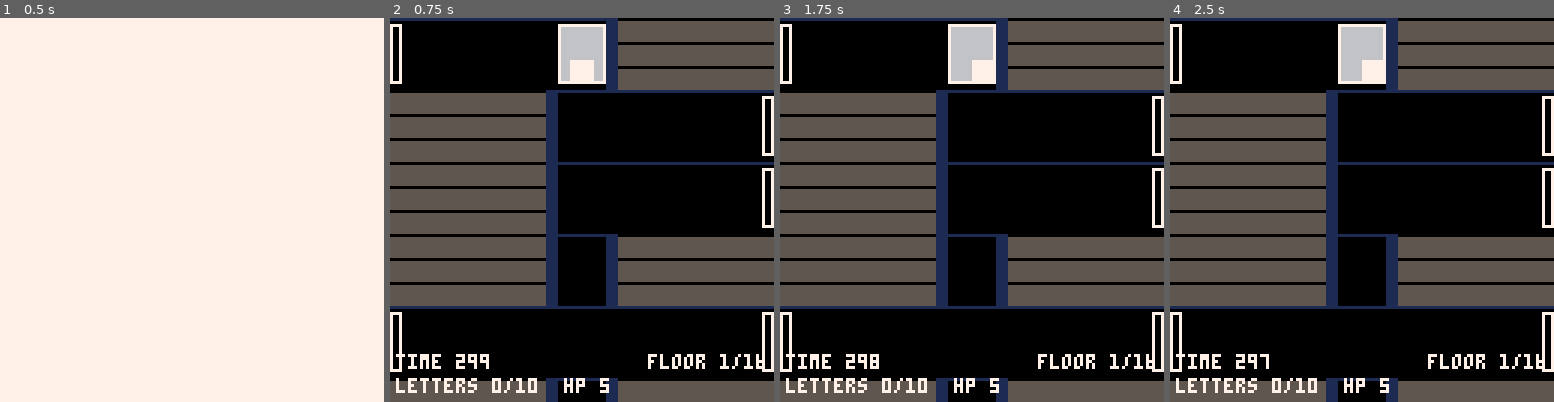
Above: before the commit, frames 1-4 (left to right).
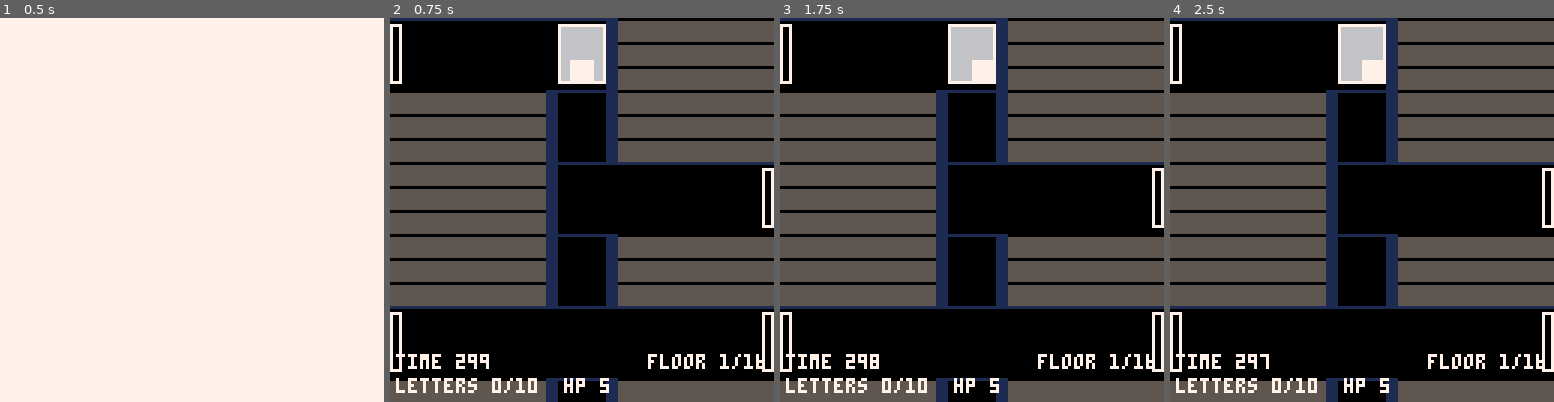
Above: after the commit, the same moments.

Repository: robotpony/game-jams
Game: PICO-8 cartridge 2/2.p8
Same seed, same stepped clock (60 frames per second), same inputs: the game is played once before the commit and once after it.
Inputs:
- Up to frame 1 (0.5 s): tap X (X key) at 0.33 s
- Up to frame 2 (0.75 s): tap O (Z key) at 0.7 s
- Up to frame 3 (1.75 s): tap X (X key) at 1.07 s; hold Right from 1.6 s (still down); tap O (Z key) at 1.7 s
- Up to frame 4 (2.5 s): tap X (X key) at 1.85 s; release Right at 2.1 s; tap O (Z key) at 2.1 s; hold Up 2.15-2.42 s; hold Right from 2.47 s (still down)

Frame 1 is identical in both runs. In frame 2, 7.6% of the frame differs, in the area x 56-100%, y 18-38%; in frame 3, 7.6%; in frame 4, 7.6%.

Commit message:
Fixes the room void-fall hazard and adds shaft floor spacing for #2 Mission.
The lift-gap fall previously only worked on floors 0-1 (dropping one
floor for 3 HP) and was silently blocked on the bottom floor; jump
never checked its landing spot either. fall_void() now applies
uniformly on any floor for both walking in and a jump landing in it,
resetting the player to the room's entry door instead of dropping a
floor.

Also spaces out the elevator shaft's generated floors: back-to-back
valid floors now get a blank floor inserted between them wherever
there's room-count slack to spare, so gaps of 1 (sometimes more) are
typical instead of purely incidental, without ever risking the
10-room minimum the puzzle needs.

Co-Authored-By: Claude Sonnet 5 <noreply@anthropic.com>

Diff:
--- a/2/2.p8
+++ b/2/2.p8
@@ -141,6 +141,23 @@
     tries+=1
   until nrooms>=wlen or tries>50
 
+  -- space valid floors apart: wherever 2 valid floors land back-to-back,
+  -- blank out the second one, but only while there's still enough room-count
+  -- slack above wlen to spare -- never drops nrooms below what the puzzle
+  -- needs. Pre-existing runs of 2+ blanks are left alone (the "sometimes
+  -- more" case); this only ever adds gaps, never removes them.
+  local slack=nrooms-wlen
+  for i=2,nf do
+    if floors[i]~=0 and floors[i-1]~=0 then
+      local rc=floors[i]==3 and 2 or 1
+      if slack>=rc then
+        slack-=rc
+        nrooms-=rc
+        floors[i]=0
+      end
+    end
+  end
+
   word=words[flr(rnd(5))+1]
   rooms={}
   roomL={}
@@ -276,6 +293,20 @@
   end
 end
 
+-- falling into the centre lift gap when the lift isn't there: costs hp and
+-- resets the player to this room's entry door, on any floor (there's no
+-- "floor below" to catch a fall from the bottom floor, so it's the same
+-- void either way, not a partial one-floor drop)
+function fall_void()
+  hp=max(0,hp-3)
+  invt=45
+  rfl=2
+  px=entry_side==0 and 116 or 4
+  py=floor_ground(2)-7
+  ronlift=false
+  jumping=false
+end
+
 -- player/robot collision: 1 hp, knockback, brief invulnerability; also ticks invt down
 function hit_check()
   if invt>0 then invt-=1 return end
@@ -301,7 +332,14 @@
     jt+=1
     px=mid(0,px+jdir*0.8,120)
     py=jy0-jh*4*jt*(jT-jt)/(jT*jT)
-    if jt>=jT then jumping=false py=jy0 end
+    if jt>=jT then
+      jumping=false
+      py=jy0
+      local cx=px+4
+      if cx>=liftx0 and cx<=liftx1 and not lift_near(rfl) and invt<=0 then
+        fall_void()
+      end
+    end
     return
   end
 
@@ -372,12 +410,8 @@
         px=nx
         ronlift=true
         py=lifty
-      elseif rfl<2 and invt<=0 then
-        hp=max(0,hp-3)
-        invt=45
-        rfl+=1
-        py=floor_ground(rfl)-7
-        px=nx
+      elseif invt<=0 then
+        fall_void()
       end
     else
       px=nx
Not shown, changed: 2/CLAUDE.md
Not shown, changed: 2/DESIGN.md
Not shown, changed: 2/PLAN.md
